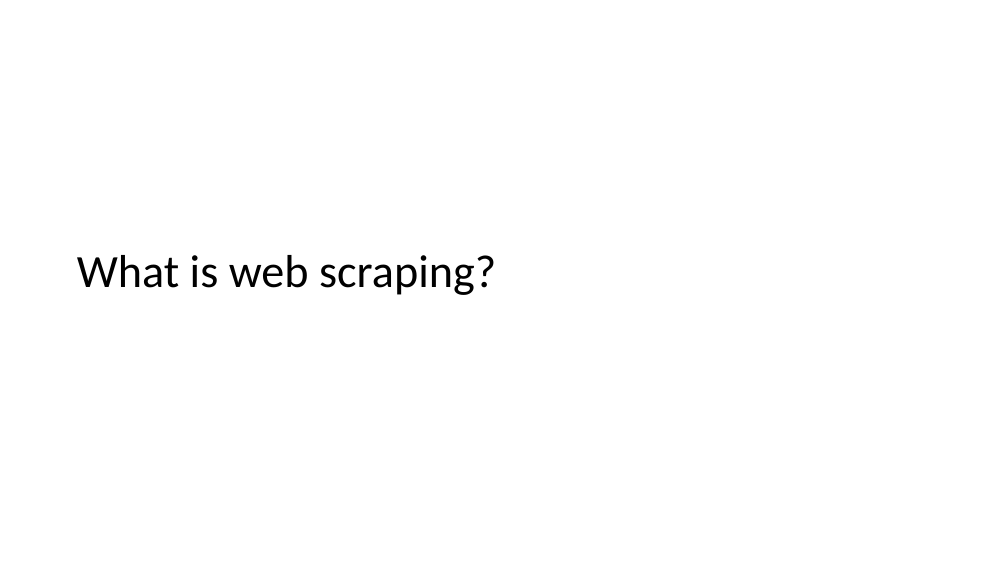
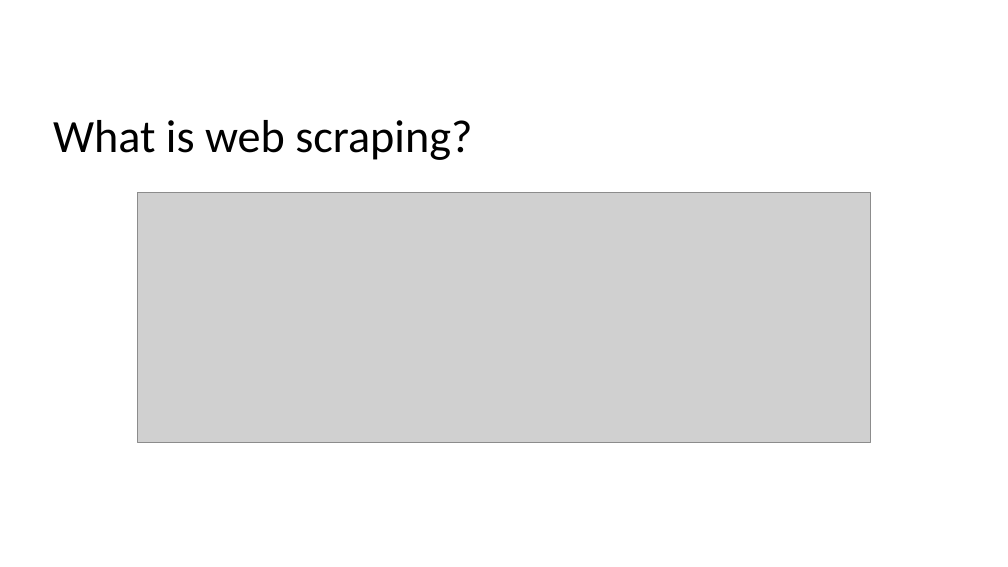
Before and after one commit to la-oey/beautifulsoup4tutorial, a slide deck: slide 6 of webscraping_5_29_2019.pptx (slide 5 before the commit). Drawn at 1008x567 pixels with LibreOffice and Linux fonts; fonts in the diff are those of the drawing; grey boxes stand for pictures. Boxes give left, top, right and bottom in pixels: in the first picture for what was removed or moved away, otherwise in the second. Text is boxed around its words. In the diff, an @@ line names an element or a change of style, - is before the commit and + after.

```diff
--- a/webscraping_5_29_2019.pptx
+++ b/webscraping_5_29_2019.pptx
@@ title "What is web scraping?": place and size @@
-title "What is web scraping?" at [77,255,496,295]
+title "What is web scraping?" at [53,120,472,160]
@@ picture added at [138,193,871,442] @@
```
Also in this commit, not shown: 5 other slides changed, 3 slides added, 1 slide removed.
